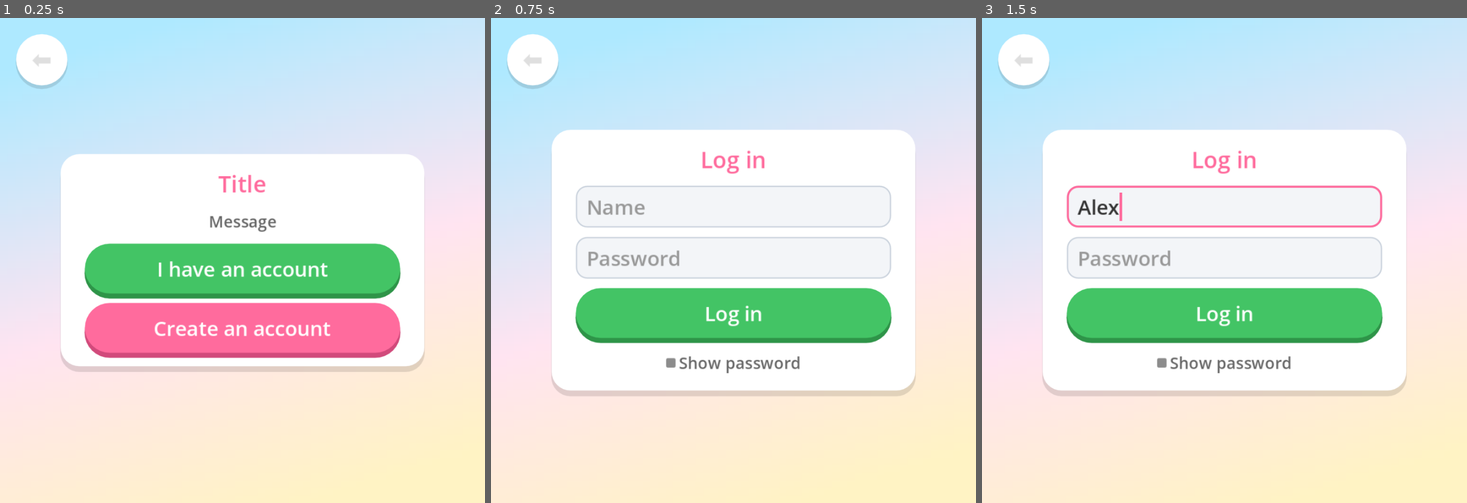
Above: before the commit, frames 1-3 (left to right).
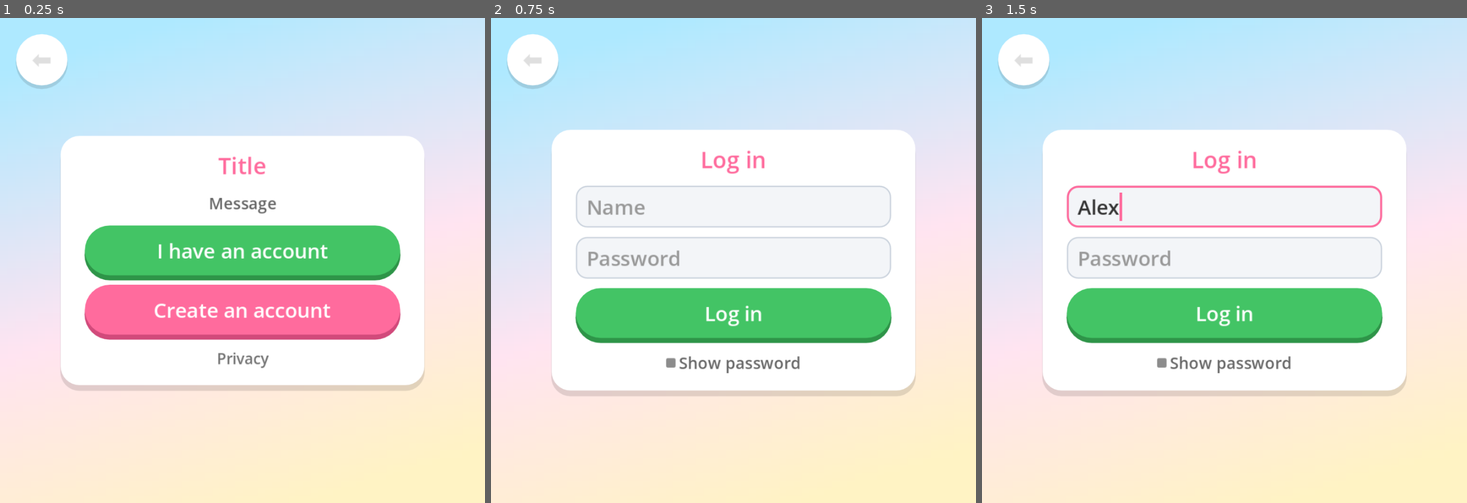
Above: after the commit, the same moments.

Repository: ahmadfarras/kifa-games
Game: Godot game, scene res://src/account/presentation/account_screen.tscn
Same seed, same stepped clock (60 frames per second), same inputs: the game is played once before the commit and once after it. This scene is started directly instead of the project's main scene.
Inputs (mouse positions are in pixels of both pictures, inside the frame that each line leads up to):
- Up to frame 1 (0.25 s): no input
- Up to frame 2 (0.75 s): click "I have an account" at 0.5 s
- Up to frame 3 (1.5 s): click (1224, 207) at 1.27 s; type "Alex" at 1.35 s

The runs differ from the first frame. In frame 1, 18% of the frame differs, in the area x 12-88%, y 24-77%; in frame 2, nothing differs; in frame 3, nothing differs.
Error before the commit: Invalid call. Nonexistent function 'is_signed_in' in base 'Nil'. (res://src/account/presentation/account_screen.gd:103)
Error after the commit: Invalid call. Nonexistent function 'is_signed_in' in base 'Nil'. (res://src/account/presentation/account_screen.gd:106)

Commit message:
Add privacy setting

Diff:
--- a/src/account/presentation/account_screen.gd
+++ b/src/account/presentation/account_screen.gd
@@ -8,7 +8,7 @@
 
 signal exit_requested
 
-enum Page { GUEST, GATE, CREATE, LOGIN, CARD, ACCOUNT, CONFIRM }
+enum Page { GUEST, GATE, CREATE, LOGIN, CARD, ACCOUNT, CONFIRM, PRIVACY }
 ## What the confirm page is asking for.
 enum Confirm { LOG_OUT_UNSAVED, DELETE }
 
@@ -19,6 +19,7 @@
 	Page.LOGIN: "Log in",
 	Page.CARD: "Write this down!",
 	Page.CONFIRM: "Are you sure?",
+	Page.PRIVACY: "Privacy",
 }
 const MESSAGES: Dictionary[AuthGateway.Status, String] = {
 	AuthGateway.Status.INVALID_USERNAME: "Use 3 to 16 letters or numbers for the name.",
@@ -56,10 +57,11 @@
 @onready var _card_name: Label = %CardName
 @onready var _confirm_password: LineEdit = %ConfirmPassword
 @onready var _show_password: CheckBox = %ShowPassword
+@onready var _privacy_button: Button = %PrivacyButton
 @onready var _blocker: Control = %Blocker
 @onready var _pages: Dictionary[Page, Control] = {
 	Page.GUEST: %GuestPage, Page.GATE: %Gate, Page.CREATE: %CreatePage, Page.LOGIN: %LoginPage,
-	Page.CARD: %CardPage, Page.ACCOUNT: %AccountPage, Page.CONFIRM: %ConfirmPage,
+	Page.CARD: %CardPage, Page.ACCOUNT: %AccountPage, Page.CONFIRM: %ConfirmPage, Page.PRIVACY: %PrivacyPage,
 }
 
 
@@ -95,6 +97,7 @@
 	%DeleteButton.pressed.connect(_ask_gate.bind(Page.CONFIRM))
 	%YesButton.pressed.connect(_on_yes_pressed)
 	%NoButton.pressed.connect(_show_home)
+	_privacy_button.pressed.connect(_show.bind(Page.PRIVACY))
 	_show_password.toggled.connect(_on_show_password_toggled)
 	_show_home()
 
@@ -112,6 +115,7 @@
 	_message.visible = not message.is_empty()
 	_show_password.visible = page in [Page.CREATE, Page.LOGIN] or (page == Page.CONFIRM and _confirm == Confirm.DELETE)
 	_show_password.button_pressed = false
+	_privacy_button.visible = page in [Page.GUEST, Page.ACCOUNT]
 	# Typed passwords never stay around once the page changes.
 	for field: LineEdit in [_new_password, _login_password, _confirm_password]:
 		field.clear()
--- a/src/account/presentation/account_screen.tscn
+++ b/src/account/presentation/account_screen.tscn
@@ -363,6 +363,28 @@
 theme_override_styles/pressed = ExtResource("6_green")
 text = "No"
 
+[node name="PrivacyPage" type="VBoxContainer" parent="Center/Card/Layout"]
+unique_name_in_owner = true
+visible = false
+layout_mode = 2
+
+[node name="PrivacyText" type="Label" parent="Center/Card/Layout/PrivacyPage"]
+unique_name_in_owner = true
+custom_minimum_size = Vector2(460, 0)
+layout_mode = 2
+theme_override_colors/font_color = Color(0.3, 0.3, 0.3, 1)
+theme_override_font_sizes/font_size = 19
+text = "You can play Kifa Games without an account. Then nothing leaves this device.
+
+If a grown-up creates an account, we keep three things on Google Firebase servers: the nickname, the password (scrambled, nobody can read it) and the game progress (best score, coins, characters).
+
+We do not ask for a real name, email, age, location, photos or contacts. There are no ads and no tracking. The data is only used to bring the progress to another device. It is never sold or shared.
+
+To erase everything, log in and choose Delete account.
+
+Questions: github.com/ahmadfarras/kifa-games"
+autowrap_mode = 3
+
 [node name="ShowPassword" type="CheckBox" parent="Center/Card/Layout"]
 unique_name_in_owner = true
 visible = false
@@ -375,6 +397,18 @@
 theme_override_font_sizes/font_size = 24
 theme_override_styles/focus = ExtResource("5_no_focus")
 text = "Show password"
+
+[node name="PrivacyButton" type="Button" parent="Center/Card/Layout"]
+unique_name_in_owner = true
+layout_mode = 2
+size_flags_horizontal = 4
+theme_override_colors/font_color = Color(0.45, 0.45, 0.45, 1)
+theme_override_colors/font_hover_color = Color(0.45, 0.45, 0.45, 1)
+theme_override_colors/font_pressed_color = Color(0.45, 0.45, 0.45, 1)
+theme_override_font_sizes/font_size = 22
+theme_override_styles/focus = ExtResource("5_no_focus")
+flat = true
+text = "Privacy"
 
 [node name="BackButton" type="Button" parent="."]
 unique_name_in_owner = true
--- a/tests/unit/account/presentation/test_account_screen.gd
+++ b/tests/unit/account/presentation/test_account_screen.gd
@@ -342,3 +342,30 @@
 	services.cloud.release()
 
 	assert_false(screen.get_node("%Blocker").visible)
+
+
+func test_privacy_is_reachable_for_guests_and_accounts_and_back_returns() -> void:
+	assert_true(screen.get_node("%PrivacyButton").visible)
+
+	_press("PrivacyButton")
+	assert_eq(_visible_page(), AccountScreen.Page.PRIVACY)
+	assert_false(screen.get_node("%PrivacyButton").visible)
+	_press("BackButton")
+
+	assert_eq(_visible_page(), AccountScreen.Page.GUEST)
+	screen.free()
+	_open(true)
+	assert_true(screen.get_node("%PrivacyButton").visible)
+
+
+func test_privacy_button_is_hidden_on_inner_pages() -> void:
+	_press("LoginChoiceButton")
+
+	assert_false(screen.get_node("%PrivacyButton").visible)
+
+
+func test_privacy_text_names_what_is_stored_and_how_to_delete_it() -> void:
+	var text := _text("PrivacyText")
+
+	for expected in ["nickname", "password", "progress", "Delete account", "no ads"]:
+		assert_string_contains(text, expected)
Not shown, changed: CLAUDE.md
